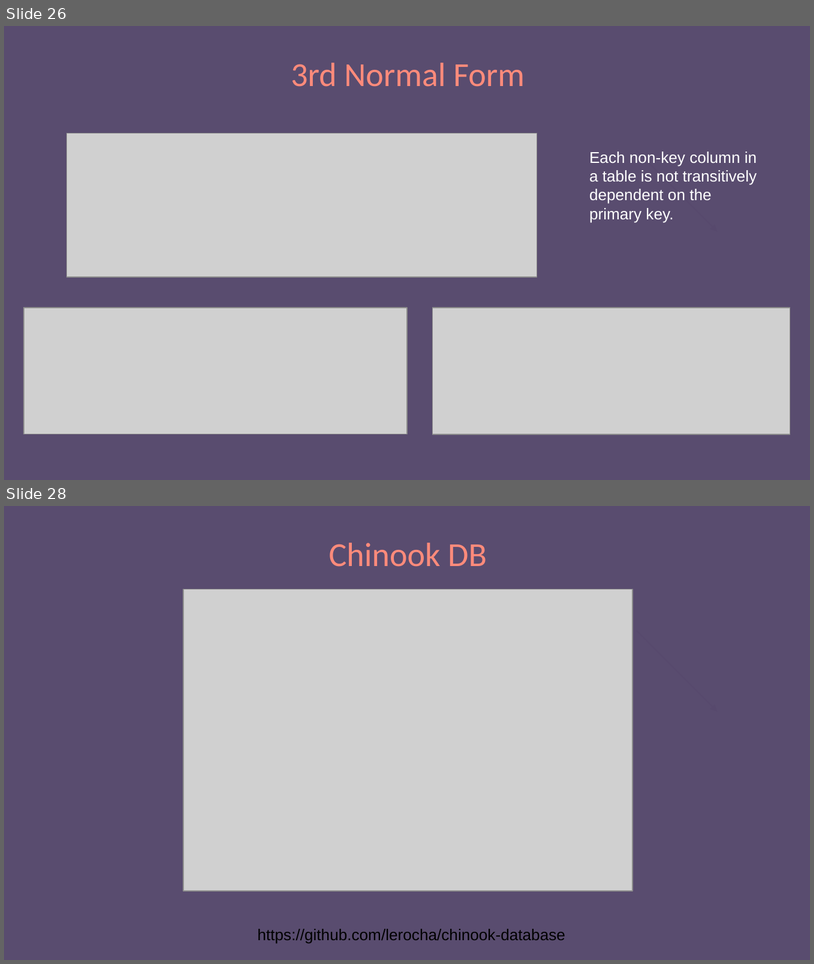
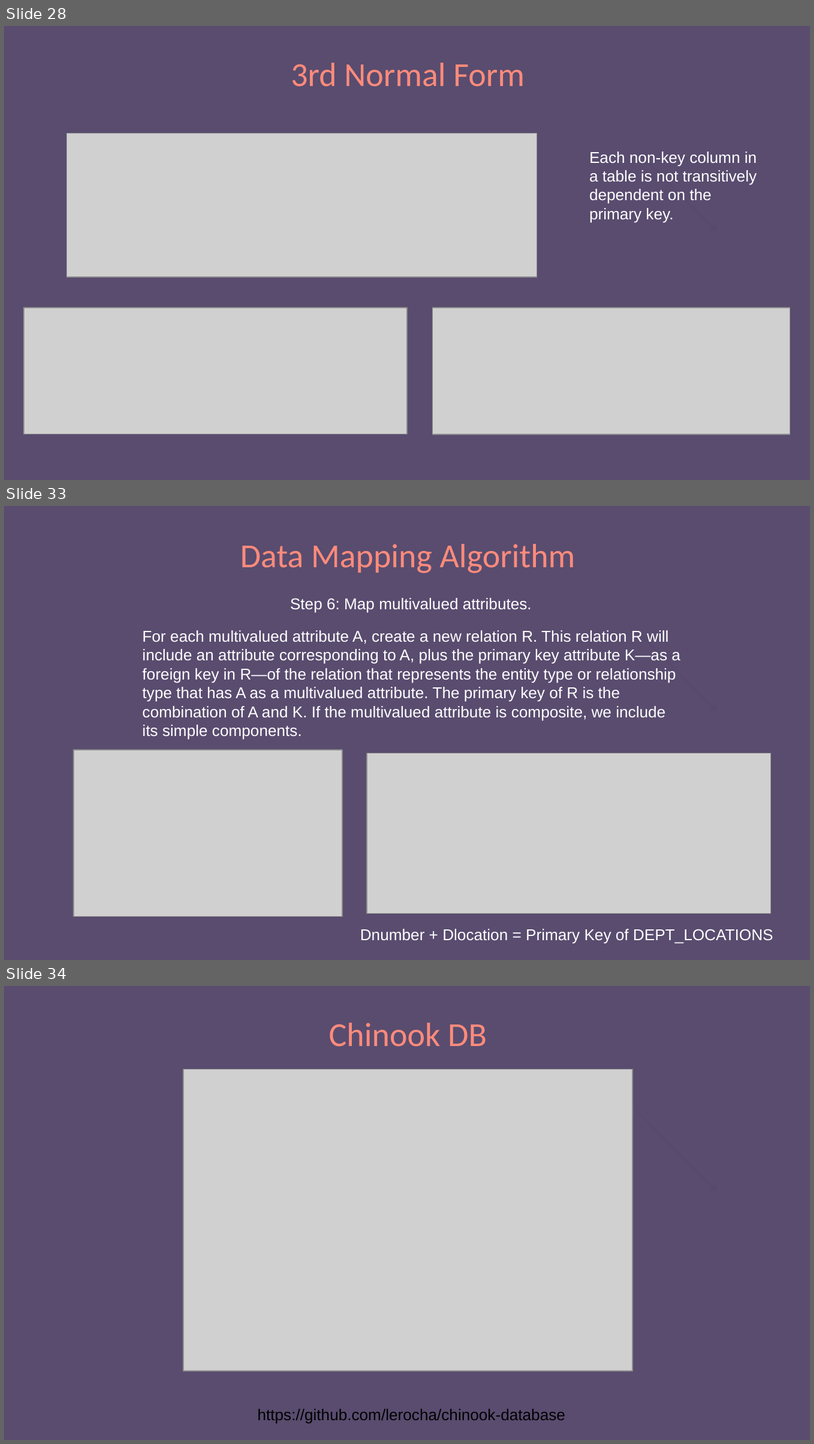
Before and after one commit to 250407-NET-FS/other-trainer-code, a slide deck: Resources-Notes-Ppts/SQL/SQL.pptx. Shown one above the other, each under a label of ours: slides 26 and 28 before the commit, slides 28, 33 and 34 after it; the slides between them are not shown. The pictures are 814x964 and 814x1444 pixels, drawn with LibreOffice and Linux fonts; fonts in the diff are those of the drawing; grey boxes stand for pictures. Boxes give left, top, right and bottom in pixels: in the first picture for what was removed or moved away, otherwise in the second. Text is boxed around its words. In the diff, an @@ line names an element or a change of style, - is before the commit and + after.

```diff
--- a/Resources-Notes-Ppts/SQL/SQL.pptx
+++ b/Resources-Notes-Ppts/SQL/SQL.pptx
@@ slide 33 added at bbox=[4, 506, 810, 960], background #594C6F @@
@@ title added at bbox=[240, 544, 576, 573], 30 pt, text #FF8B7B @@
+Data Mapping Algorithm
@@ text added at bbox=[290, 598, 532, 613], 14 pt, text #FFFFFF @@
+Step 6: Map multivalued attributes.
@@ text added at bbox=[143, 630, 681, 739], 14 pt, text #FFFFFF @@
+For each multivalued attribute A, create a new relation R. This relation R will include an attribute corresponding to A, plus the primary key attribute K—as a foreign key in R—of the relation that represents the entity type or relationship type that has A as a multivalued attribute. The primary key of R is the combination of A and K. If the multivalued attribute is composite, we include its simple components.
@@ arrow added from (637, 631) to (717, 712), #57496D 0.75 pt @@
@@ picture added at bbox=[74, 750, 342, 916] @@
@@ picture added at bbox=[367, 753, 771, 913] @@
@@ text added at bbox=[360, 928, 774, 943], 14 pt, text #FFFFFF @@
+Dnumber + Dlocation = Primary Key of DEPT_LOCATIONS
@@ what was slide 26 is now slide 28 @@
@@ what was slide 28 is now slide 34 @@
```
Also in this commit, not shown: 2 slides changed, 5 other slides added.
